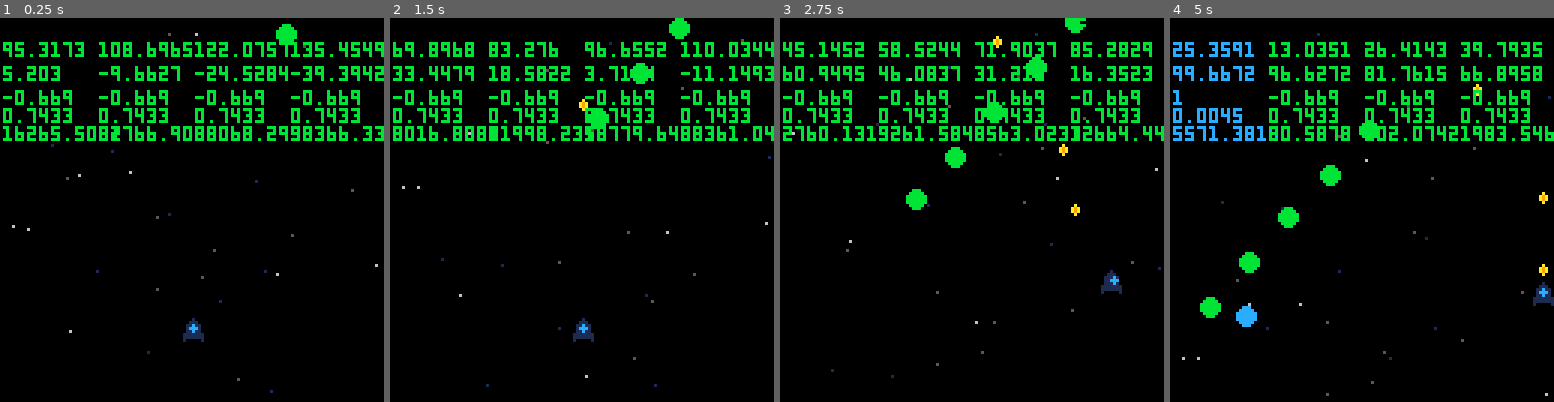
Above: before the commit, frames 1-4 (left to right).
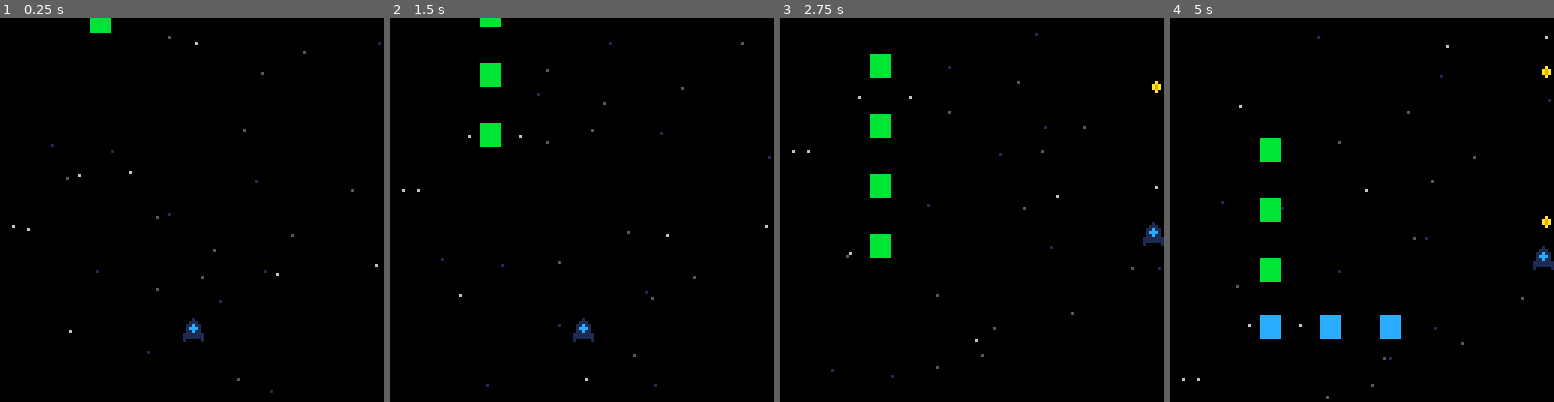
Above: after the commit, the same moments.

Repository: HenryHey/pico8
Game: PICO-8 cartridge shootyshooty/ship.p8
Two runs of this game, one before a commit and one after it. Both use one fixed random seed, a clock stepped at 60 frames per second and the inputs below.
Inputs:
- Up to frame 1 (0.25 s): no input
- Up to frame 2 (1.5 s): tap O (Z key) at 0.7 s
- Up to frame 3 (2.75 s): hold Right 1.6-2.1 s; tap O (Z key) at 1.7, 2.1, 2.5 s; hold Up 2.15-2.42 s; hold Right from 2.47 s (still down)
- Up to frame 4 (5 s): tap O (Z key) every 0.4 s from 2.9 to 4.9 s; release Right at 3.03 s; hold Left 3.08-3.58 s; hold Down 3.63-3.97 s; hold Right 4.02-4.68 s; hold Up from 4.73 s (still down)

The runs differ from the first frame. In frame 1, 7.7% of the frame differs, in the area x 0-100%, y 0-33%; in frame 2, 8.3%; in frame 3, 9.9%; in frame 4, 11%, in the area x 0-100%, y 3-100%.

Commit message:
Added collisions between enemies and shots

Diff:
--- a/shootyshooty/ship.p8
+++ b/shootyshooty/ship.p8
@@ -8,7 +8,7 @@
 distbetweenenemies = 20
 disttopath2 = 2
 startypes={}
-debug=true
+debug=false
 
 currentenemy={}
 
@@ -16,6 +16,16 @@
  if (debug) print(text,x,y,color)
 end
 
+function printshot(s)
+ p(s.x..','..s.y, 1, 8, 7)
+ p(s.x+s.width..','..s.y+s.height, 1, 16, 7)
+end
+
+function printenemy(e)
+ p(e.x..','..e.y, 1, 32, 7)
+ p(e.x+e.width..','..e.y+e.height, 1, 40, 7)
+end
+
 function distance(x0, y0, x1, y1)
  return sqrt((x1-x0) * (x1-x0) + (y1-y0)*(y1-y0))
 end
@@ -25,7 +35,7 @@
 end
 
 function _init()
-	poke(0x5f5d, 8)
+	poke(0x5f5d, 4)
  poke(0x5f5c, 8)
 
 	ship.x=60
@@ -33,9 +43,9 @@
 	ship.spd=2
 	ship.spr=1
 
- add(startypes, { spd=1, col=1 })
- add(startypes, { spd=2, col=5 })
- add(startypes, { spd=3, col=6 })
+ add(startypes, { spd=0.5, col=1 })
+ add(startypes, { spd=1, col=5 })
+ add(startypes, { spd=1.5, col=6 })
 
  for i=1,maxstars do
   local star={}
@@ -65,10 +75,12 @@
 
  if btnp(4) then
   shot={}
-  shot.x=ship.x
+  shot.x=ship.x+4
   shot.y=ship.y-2
   shot.spd=-3
   shot.spr=4
+  shot.width=3
+  shot.height=4
   add(shots,shot)
  end
 end
@@ -78,6 +90,13 @@
   if s.y < 0 then
    del(shots,s)
   else
+   for e in all(currentenemy) do
+    if s.x + s.width >= e.x and s.x <= e.x + e.width and
+       s.y <= e.y + e.height and s.y + s.height >= e.y then
+     e.state = 1
+     del(shots,s)
+    end
+   end
    s.y+=shot.spd
   end
  end
@@ -99,6 +118,9 @@
  e.x=x
  e.y=y
  e.spd=spd
+ e.width=6
+ e.height=7
+ e.state=0
  e.paths={}
  for p in all(paths) do
   add(e.paths, p)
@@ -123,10 +145,10 @@
 function updateenemies()
  if #currentenemy == 0 then
   paths = {}
-  add(paths, {x=10, y=100})
+  add(paths, {x=30, y=100})
   add(paths, {x=100, y=100})
-  add(paths, {x=100,y=50})
-  addenemy(100, 0, 1, 6, paths)
+  add(paths, {x=100,y=-10})
+  addenemy(30, -10, 0.5, 6, paths)
  else
   for e in all(currentenemy) do
    if distance2(e.x, e.y, e.paths[e.currentpath].x, e.paths[e.currentpath].y) > disttopath2 then
@@ -147,13 +169,24 @@
  end
 end
 
-function _update()
+function _update60()
 	updateship()
 	updateshots()
  updatestars()
  updateenemies()
 end
 
+function drawenemy()
+ for e in all(currentenemy) do
+  if e.state == 0 then
+   local col=10+e.currentpath
+   rectfill(e.x,e.y,e.x+e.width,e.y+e.height,col)
+  elseif e.state == 1 then
+   del(currentenemy, e)
+  end
+ end
+end
+
 function _draw()
 	cls()
 
@@ -166,28 +199,24 @@
 	end
 	spr(ship.spr,ship.x,ship.y)
 
- local i=1
- for e in all(currentenemy) do
-  local color=10+e.currentpath
-  p(e.x, i, 8,color)
-  p(e.y, i, 16,color)
-  p(e.dirx, i, 24,color)
-  p(e.diry, i, 30,color)
-  p(distance2(e.x, e.y, e.paths[e.currentpath].x, e.paths[e.currentpath].y), i, 36,color)
-
-  circfill(e.x,e.y,3,color)
-  i+=32
- end
-
-	p(#currentenemy,1,1)
+ drawenemy()
+
+ if #shots > 0 then
+  printshot(shots[1])
+ end
+
+ if #currentenemy > 0 then
+  printenemy(currentenemy[1])
+ end
+
  p(stat(7),100,1)
 end
 __gfx__
-00000000000010000000100000001000000000000000000000000000000000000000000000000000000000000000000000000000000000000000000000000000
-000000000001110000011100000111000000a0000000000000000000000000000000000000000000000000000000000000000000000000000000000000000000
-007007000011c11000111c10001c1110000a9a000000000000000000000000000000000000000000000000000000000000000000000000000000000000000000
-00077000001ccc100011ccc000ccc110000a9a000000000000000000000000000000000000000000000000000000000000000000000000000000000000000000
-000770000011c11000111c10001c11100000a0000000000000000000000000000000000000000000000000000000000000000000000000000000000000000000
+000000000000100000001000000010000a0000000000000000000000000000000000000000000000000000000000000000000000000000000000000000000000
+00000000000111000001110000011100a9a000000000000000000000000000000000000000000000000000000000000000000000000000000000000000000000
+007007000011c11000111c10001c1110a9a000000000000000000000000000000000000000000000000000000000000000000000000000000000000000000000
+00077000001ccc100011ccc000ccc1100a0000000000000000000000000000000000000000000000000000000000000000000000000000000000000000000000
+000770000011c11000111c10001c1110000000000000000000000000000000000000000000000000000000000000000000000000000000000000000000000000
 00700700011111110111111101111111000000000000000000000000000000000000000000000000000000000000000000000000000000000000000000000000
 00000000011111110111111101111111000000000000000000000000000000000000000000000000000000000000000000000000000000000000000000000000
 00000000010000010100000101000001000000000000000000000000000000000000000000000000000000000000000000000000000000000000000000000000
